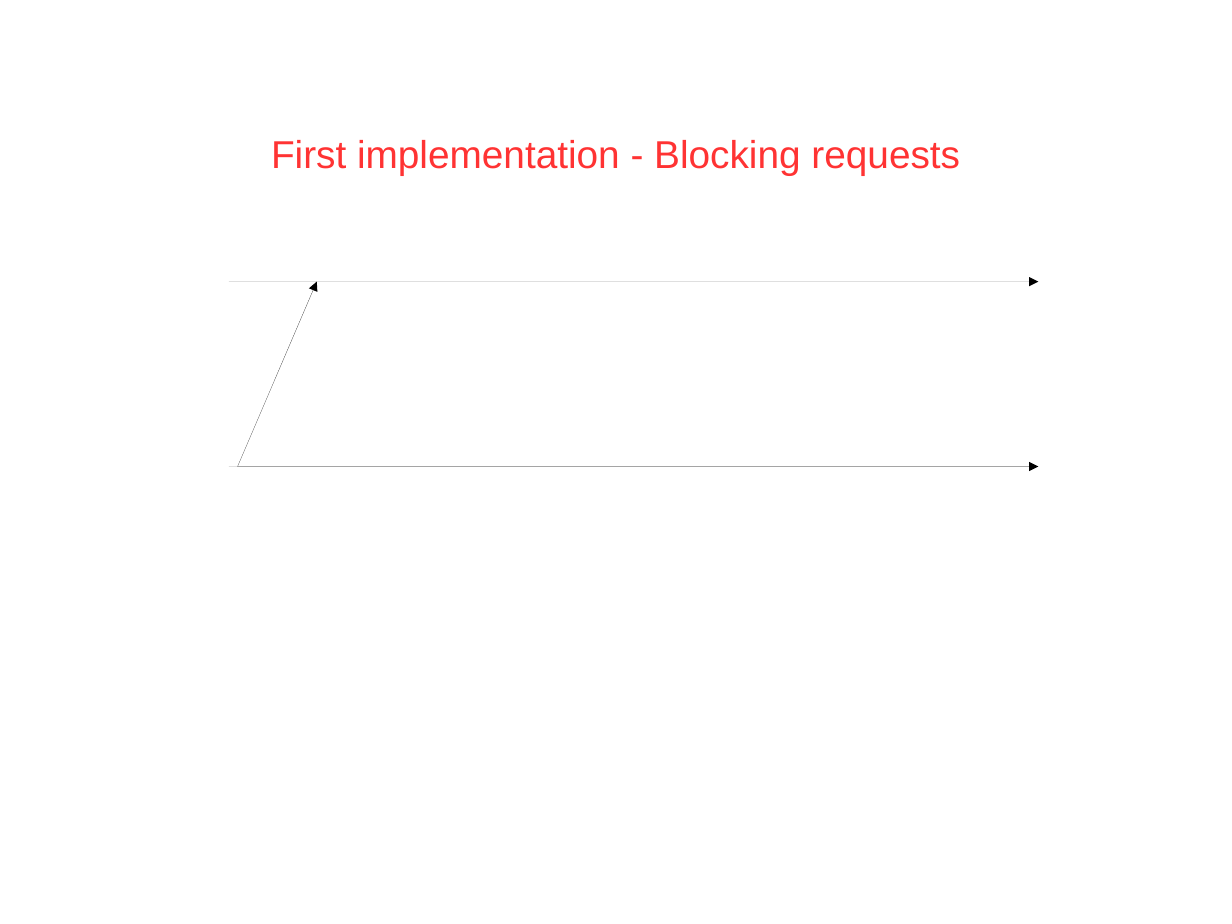
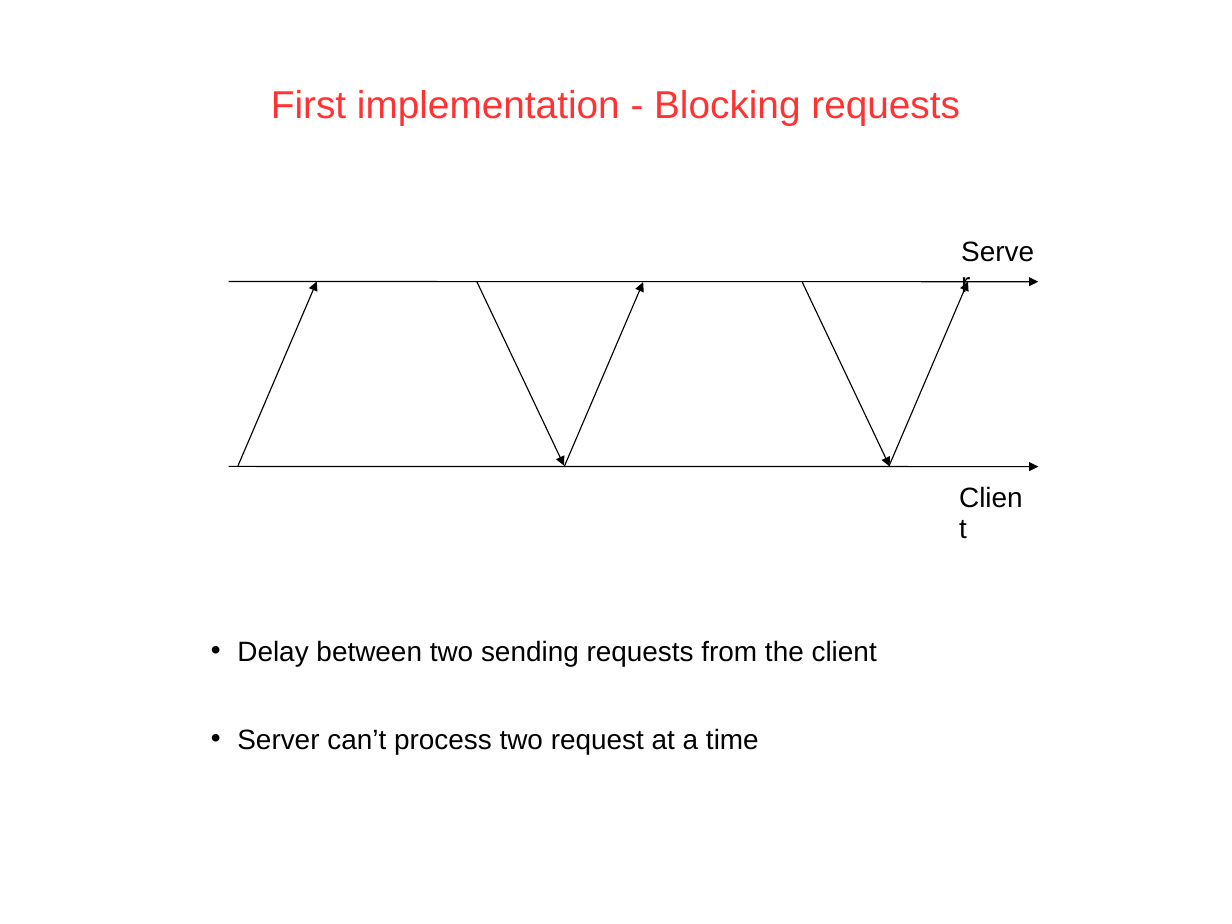
Before and after one commit to PatrickAndrade/top2developers, a slide deck: slide 9 of ProjectMidTermPresentation.odp (slide 8 before the commit). Drawn at 1232x924 pixels with LibreOffice and Linux fonts; fonts in the diff are those of the drawing; background and template pictures are left out. Boxes give left, top, right and bottom in pixels: in the first picture for what was removed or moved away, otherwise in the second. Text is boxed around its words. In the diff, an @@ line names an element or a change of style, - is before the commit and + after.

```diff
--- a/ProjectMidTermPresentation.odp
+++ b/ProjectMidTermPresentation.odp
@@ text "First implementation - Blocking requests" at (x1=271, y1=90, x2=960, y2=125): line spacing 2 to 0.93 @@
@@ text "Server" at (x1=950, y1=229, x2=1054, y2=272): text colour #FFFFFF to #000000; line spacing 1 to 0.93 @@
@@ arrow removed from (229, 282) to (1039, 282) @@
@@ freeform shape added at (x1=229, y1=282, x2=1039, y2=282), outline #000000 0.74 pt @@
@@ arrow removed from (238, 466) to (316, 282) @@
@@ freeform shape added at (x1=238, y1=282, x2=318, y2=467), outline #000000 0.74 pt @@
@@ freeform shape added at (x1=477, y1=282, x2=565, y2=466), outline #000000 0.74 pt @@
@@ freeform shape added at (x1=565, y1=282, x2=644, y2=466), outline #000000 0.74 pt @@
@@ freeform shape added at (x1=803, y1=283, x2=890, y2=467), outline #000000 0.74 pt @@
@@ freeform shape added at (x1=890, y1=282, x2=969, y2=466), outline #000000 0.74 pt @@
@@ arrow removed from (229, 466) to (1039, 466) @@
@@ freeform shape added at (x1=229, y1=466, x2=1039, y2=466), outline #000000 0.74 pt @@
@@ text "Client" at (x1=812, y1=640, x2=877, y2=662): text colour #FFFFFF to #000000; line spacing 1 to 0.93 @@
@@ free added at (x1=200, y1=574, x2=920, y2=760), 18 pt, text #000000 @@
+• Delay between two sending requests from the client
+• Server can’t process two request at a time
```
Also in this commit, not shown: 9 other slides changed, 3 slides added.
